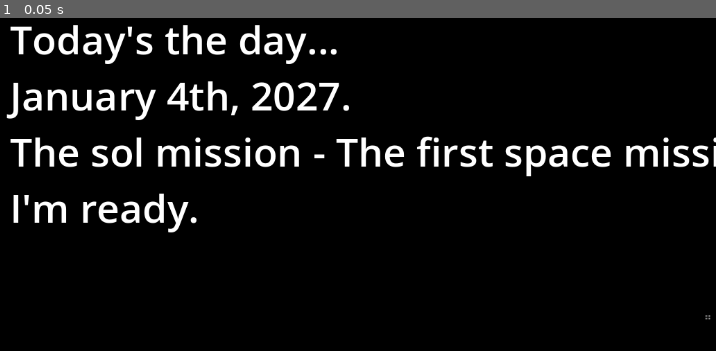
Above: before the commit, frame 1.
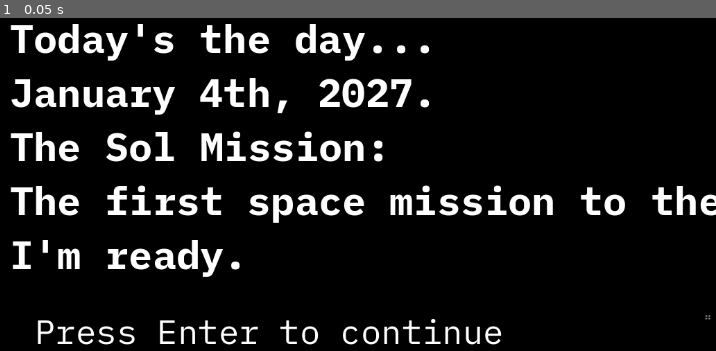
Above: after the commit, the same moment.

Repository: TheMillsheistyoftheEast/T-Minus
Game: Godot game, scene res://scenes/intro.tscn
The game is run twice, just before and just after one commit, with the same random seed, the same clock (stepped at 60 frames per second) and the same inputs. This scene is started directly instead of the project's main scene.
Inputs:
- Up to frame 1 (0.05 s): no input

The runs differ from the first frame. In frame 1, 15% of the frame differs, in the area x 0-100%, y 1-99%.

Commit message:
fonts added

Diff:
--- a/scenes/intro.tscn
+++ b/scenes/intro.tscn
@@ -1,8 +1,12 @@
-[gd_scene load_steps=2 format=3 uid="uid://cdbibhpjwkr3i"]
+[gd_scene load_steps=5 format=3 uid="uid://cdbibhpjwkr3i"]
 
+[ext_resource type="Script" uid="uid://dmnq0gv1u3hnr" path="res://scripts/intro.gd" id="1_i2l1n"]
 [ext_resource type="Texture2D" uid="uid://dtbayhng3qct4" path="res://Assets/black background.png" id="1_ioskq"]
+[ext_resource type="FontFile" uid="uid://bkiqrj0cpgqyh" path="res://Assets/Fonts/IBM_Plex_Mono/IBMPlexMono-Bold.ttf" id="2_4bx60"]
+[ext_resource type="FontFile" uid="uid://rt3c2d1b875y" path="res://Assets/Fonts/IBM_Plex_Mono/IBMPlexMono-Regular.ttf" id="3_i2l1n"]
 
 [node name="Intro" type="Node2D"]
+script = ExtResource("1_i2l1n")
 
 [node name="Basic Background" type="Sprite2D" parent="."]
 position = Vector2(1416.25, 784)
@@ -15,8 +19,19 @@
 offset_right = 2038.0
 offset_bottom = 631.0
 theme_override_colors/font_color = Color(1, 1, 1, 1)
+theme_override_fonts/font = ExtResource("2_4bx60")
 theme_override_font_sizes/font_size = 57
 text = "Today's the day...
 January 4th, 2027.
-The sol mission - The first space mission to the sun is set for launch...
+The Sol Mission:
+The first space mission to the sun is set for launch...
 I'm ready."
+
+[node name="Instructions" type="Label" parent="."]
+offset_left = 170.0
+offset_top = 444.0
+offset_right = 350.0
+offset_bottom = 467.0
+theme_override_fonts/font = ExtResource("3_i2l1n")
+theme_override_font_sizes/font_size = 49
+text = "Press Enter to continue"
--- /dev/null
+++ b/scripts/intro.gd
@@ -0,0 +1,13 @@
+extends Node2D
+
+
+# Called when the node enters the scene tree for the first time.
+func _ready() -> void:
+	pass # Replace with function body.
+
+
+# Called every frame. 'delta' is the elapsed time since the previous frame.
+func _process(delta: float) -> void:
+	pass
+
+#When the enter button is pressed go to first game
Binary file added: Assets/Fonts/IBM_Plex_Mono/IBMPlexMono-Bold.ttf
Not shown, added: Assets/Fonts/IBM_Plex_Mono/IBMPlexMono-Bold.ttf.import
Binary file added: Assets/Fonts/IBM_Plex_Mono/IBMPlexMono-BoldItalic.ttf
Not shown, added: Assets/Fonts/IBM_Plex_Mono/IBMPlexMono-BoldItalic.ttf.import
Binary file added: Assets/Fonts/IBM_Plex_Mono/IBMPlexMono-ExtraLight.ttf
Not shown, added: Assets/Fonts/IBM_Plex_Mono/IBMPlexMono-ExtraLight.ttf.import
Binary file added: Assets/Fonts/IBM_Plex_Mono/IBMPlexMono-ExtraLightItalic.ttf
Not shown, added: Assets/Fonts/IBM_Plex_Mono/IBMPlexMono-ExtraLightItalic.ttf.import
Binary file added: Assets/Fonts/IBM_Plex_Mono/IBMPlexMono-Italic.ttf
Not shown, added: Assets/Fonts/IBM_Plex_Mono/IBMPlexMono-Italic.ttf.import
Binary file added: Assets/Fonts/IBM_Plex_Mono/IBMPlexMono-Light.ttf
Not shown, added: Assets/Fonts/IBM_Plex_Mono/IBMPlexMono-Light.ttf.import
(and 18 more such lines)
